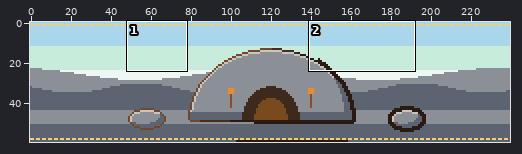
A pixel-art file gets an edit: opus-test-run/aseprite/banner-delve.aseprite. The first picture is a wide view before the edit; the outline marks the close-up.
Close-up. Before:
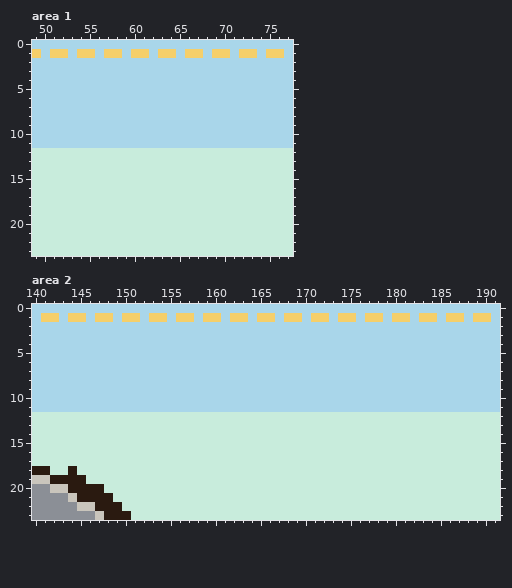
240x60 pixels, 1 frame. Shown: area 1: x 49..77, y 0..23; area 2: x 140..191, y 0..23.
Now the later version:
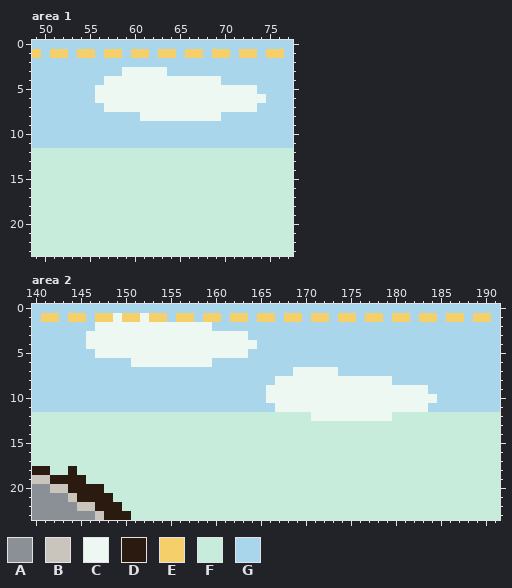
Palette (. is transparent): A #8b8f96  B #c9c5bc  C #eef8f2  D #2a1a10  E #f5cf6a  F #c8ecdc  G #a9d6ea
From old to new:
--- area 1, layer "sky"
@@ x 49..77 @@
  2 GGGGGGGGGGGGGGGGGGGGGGGGGGGGG
- 3 GGGGGGGGGGGGGGGGGGGGGGGGGGGGG
- 4 GGGGGGGGGGGGGGGGGGGGGGGGGGGGG
- 5 GGGGGGGGGGGGGGGGGGGGGGGGGGGGG
- 6 GGGGGGGGGGGGGGGGGGGGGGGGGGGGG
- 7 GGGGGGGGGGGGGGGGGGGGGGGGGGGGG
- 8 GGGGGGGGGGGGGGGGGGGGGGGGGGGGG
+ 3 GGGGGGGGGGCCCCCGGGGGGGGGGGGGG
+ 4 GGGGGGGGCCCCCCCCCCCCCGGGGGGGG
+ 5 GGGGGGGCCCCCCCCCCCCCCCCCCGGGG
+ 6 GGGGGGGCCCCCCCCCCCCCCCCCCCGGG
+ 7 GGGGGGGGCCCCCCCCCCCCCCCCCGGGG
+ 8 GGGGGGGGGGGGCCCCCCCCCGGGGGGGG
  9 GGGGGGGGGGGGGGGGGGGGGGGGGGGGG
--- area 2, layer "sky"
@@ x 140..191 @@
  0 GGGGGGGGGGGGGGGGGGGGGGGGGGGGGGGGGGGGGGGGGGGGGGGGGGGG
- 1 GEEGEEGEEGEEGEEGEEGEEGEEGEEGEEGEEGEEGEEGEEGEEGEEGEEG
- 2 GGGGGGGGGGGGGGGGGGGGGGGGGGGGGGGGGGGGGGGGGGGGGGGGGGGG
- 3 GGGGGGGGGGGGGGGGGGGGGGGGGGGGGGGGGGGGGGGGGGGGGGGGGGGG
- 4 GGGGGGGGGGGGGGGGGGGGGGGGGGGGGGGGGGGGGGGGGGGGGGGGGGGG
- 5 GGGGGGGGGGGGGGGGGGGGGGGGGGGGGGGGGGGGGGGGGGGGGGGGGGGG
- 6 GGGGGGGGGGGGGGGGGGGGGGGGGGGGGGGGGGGGGGGGGGGGGGGGGGGG
- 7 GGGGGGGGGGGGGGGGGGGGGGGGGGGGGGGGGGGGGGGGGGGGGGGGGGGG
- 8 GGGGGGGGGGGGGGGGGGGGGGGGGGGGGGGGGGGGGGGGGGGGGGGGGGGG
- 9 GGGGGGGGGGGGGGGGGGGGGGGGGGGGGGGGGGGGGGGGGGGGGGGGGGGG
-10 GGGGGGGGGGGGGGGGGGGGGGGGGGGGGGGGGGGGGGGGGGGGGGGGGGGG
-11 GGGGGGGGGGGGGGGGGGGGGGGGGGGGGGGGGGGGGGGGGGGGGGGGGGGG
-12 FFFFFFFFFFFFFFFFFFFFFFFFFFFFFFFFFFFFFFFFFFFFFFFFFFFF
+ 1 GEEGEEGEECEECEEGEEGEEGEEGEEGEEGEEGEEGEEGEEGEEGEEGEEG
+ 2 GGGGGGGCCCCCCCCCCCCCGGGGGGGGGGGGGGGGGGGGGGGGGGGGGGGG
+ 3 GGGGGGCCCCCCCCCCCCCCCCCCGGGGGGGGGGGGGGGGGGGGGGGGGGGG
+ 4 GGGGGGCCCCCCCCCCCCCCCCCCCGGGGGGGGGGGGGGGGGGGGGGGGGGG
+ 5 GGGGGGGCCCCCCCCCCCCCCCCCGGGGGGGGGGGGGGGGGGGGGGGGGGGG
+ 6 GGGGGGGGGGGCCCCCCCCCGGGGGGGGGGGGGGGGGGGGGGGGGGGGGGGG
+ 7 GGGGGGGGGGGGGGGGGGGGGGGGGGGGGCCCCCGGGGGGGGGGGGGGGGGG
+ 8 GGGGGGGGGGGGGGGGGGGGGGGGGGGCCCCCCCCCCCCCGGGGGGGGGGGG
+ 9 GGGGGGGGGGGGGGGGGGGGGGGGGGCCCCCCCCCCCCCCCCCCGGGGGGGG
+10 GGGGGGGGGGGGGGGGGGGGGGGGGGCCCCCCCCCCCCCCCCCCCGGGGGGG
+11 GGGGGGGGGGGGGGGGGGGGGGGGGGGCCCCCCCCCCCCCCCCCGGGGGGGG
+12 FFFFFFFFFFFFFFFFFFFFFFFFFFFFFFFCCCCCCCCCFFFFFFFFFFFF
 13 FFFFFFFFFFFFFFFFFFFFFFFFFFFFFFFFFFFFFFFFFFFFFFFFFFFF
